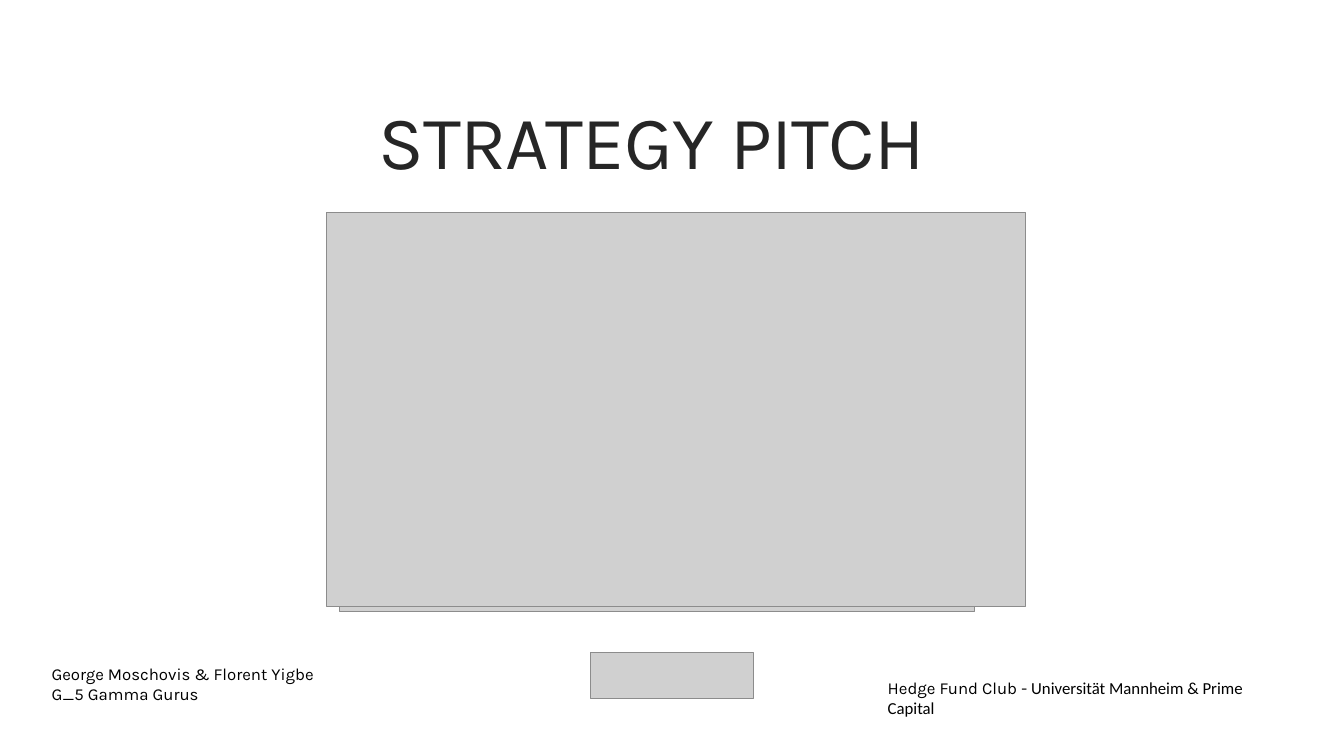
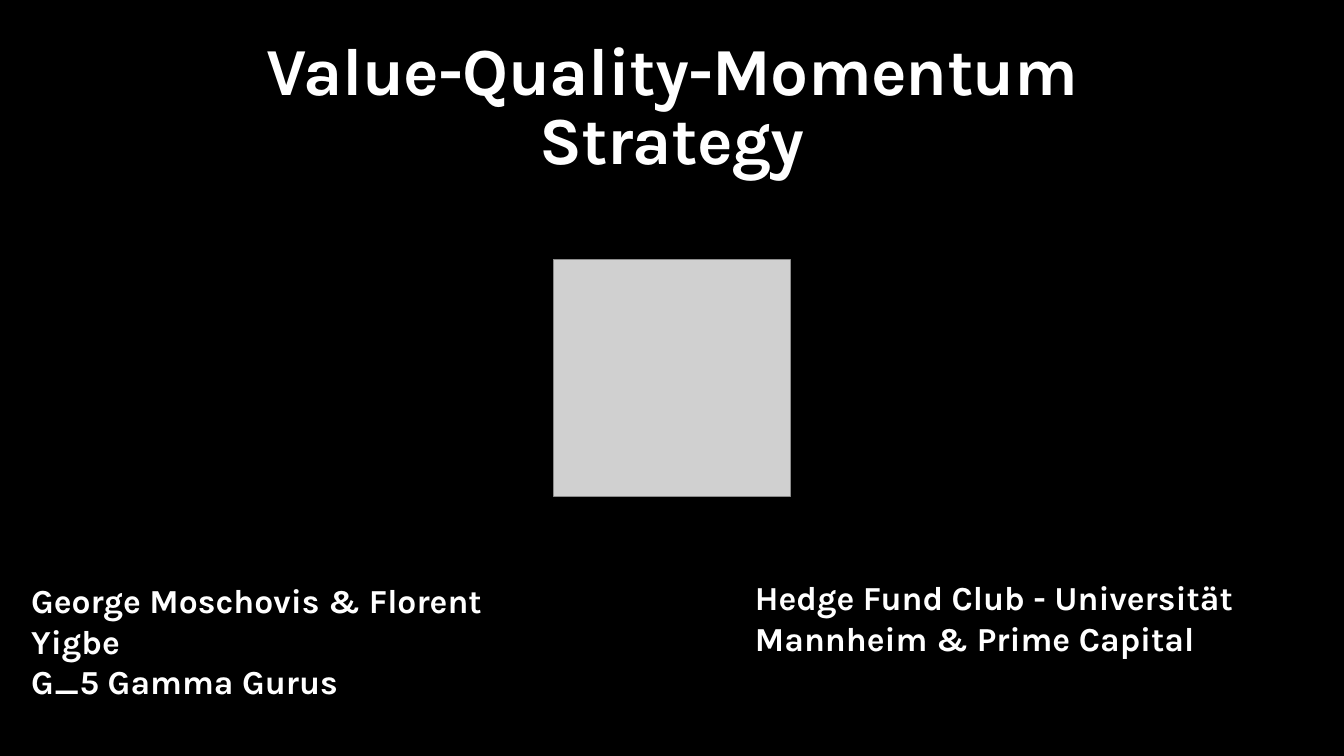
Before and after one commit to GeorgeMoschovis/Value-Quality-Momentum-Strategy, a slide deck: slide 1 of Presentation/Strategy_Pitch (2).pptx. Drawn at 1344x756 pixels with LibreOffice and Linux fonts; fonts in the diff are those of the drawing; grey boxes stand for pictures. Boxes give left, top, right and bottom in pixels: in the first picture for what was removed or moved away, otherwise in the second. Text is boxed around its words. In the diff, an @@ line names an element or a change of style, - is before the commit and + after.

```diff
--- a/Presentation/Strategy_Pitch (2).pptx
+++ b/Presentation/Strategy_Pitch (2).pptx
@@ background pattern #FFFFFF on #FFFFFF to pattern #000000 on #000000 @@
@@ title at <box>267,47,1078,181</box>: text changed; size 54 to 48 pt; text colour #262626 to #FFFFFF; bold on @@
-STRATEGY PITCH
+Value-Quality-Momentum Strategy
@@ picture removed at <box>327,213,1026,607</box> @@
@@ picture removed at <box>340,213,975,612</box> @@
@@ picture added at <box>554,260,789,496</box> @@
@@ text "George Moschovis & Florent Yigbe": place and size @@
-text "George Moschovis & Florent Yigbe" at <box>52,668,313,700</box>
+text "George Moschovis & Florent Yigbe" at <box>31,589,482,695</box>
@@ text "George Moschovis & Florent Yigbe" at <box>31,589,482,695</box>: size 12 to 24 pt, text colour #000000 to #FFFFFF, bold on @@
@@ text "Hedge Fund Club - Universität ...": place and size @@
-text "Hedge Fund Club - Universität ..." at <box>888,682,1243,717</box>
+text "Hedge Fund Club - Universität ..." at <box>755,586,1232,659</box>
@@ text "Hedge Fund Club - Universität ..." at <box>755,586,1232,659</box>: size 12 to 24 pt, text colour #000000 to #FFFFFF, bold on; font Calibri to Karla in "Universität Mannheim & Prime Capital" @@
@@ picture removed at <box>591,652,753,699</box> @@
```
Also in this commit, not shown: 8 other slides changed, 3 slides added, 6 other files.
